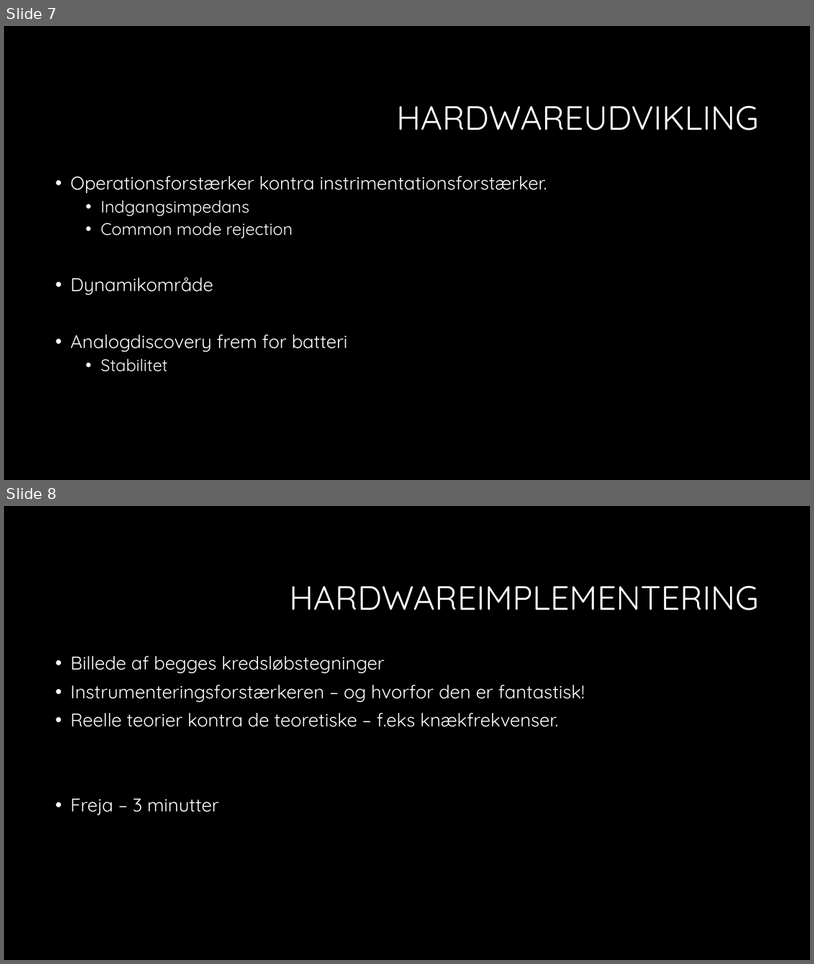
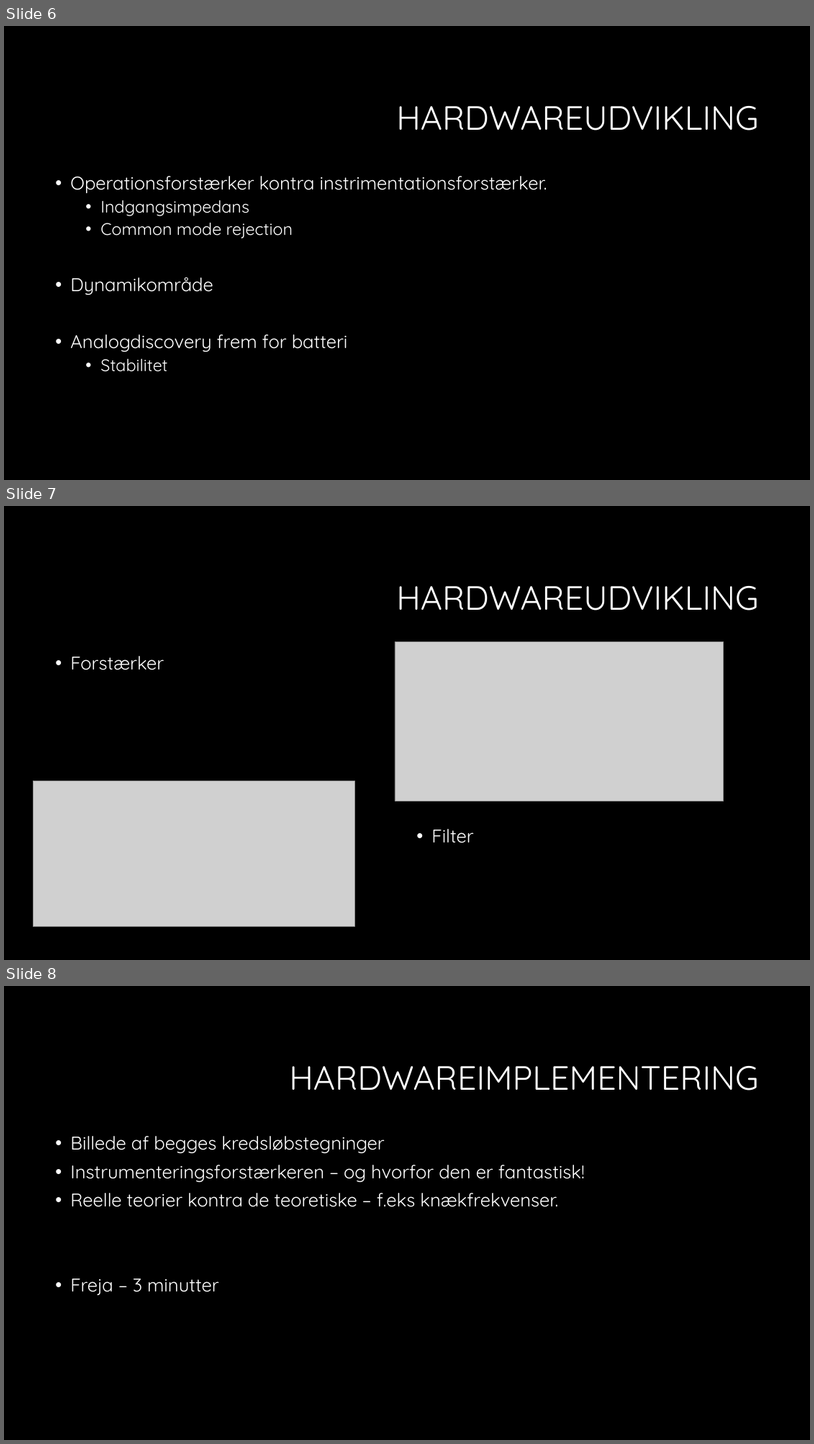
Before and after one commit to sarakirkeby/Semester-Projekt-3, a slide deck: Bifiler til projekt/Semesterprojekt 3.pptx. Shown one above the other, each under a label of ours: slides 7 and 8 before the commit, slides 6, 7 and 8 after it. The pictures are 814x964 and 814x1444 pixels, drawn with LibreOffice and Linux fonts; fonts in the diff are those of the drawing; grey boxes stand for pictures; background and template pictures are left out. Boxes give left, top, right and bottom in pixels: in the first picture for what was removed or moved away, otherwise in the second. Text is boxed around its words. In the diff, an @@ line names an element or a change of style, - is before the commit and + after.

Commit message:
Forstærker + Filter billede

```diff
--- a/Bifiler til projekt/Semesterprojekt 3.pptx
+++ b/Bifiler til projekt/Semesterprojekt 3.pptx
@@ slide 7 added at bbox=[4, 506, 810, 960], background #000000 @@
@@ title added at bbox=[396, 586, 759, 610], 40 pt, text #FFFFFF @@
+HARDWAREUDVIKLING
@@ text added at bbox=[70, 656, 164, 670], 22 pt, text #FFFFFF @@
+• Forstærker
@@ picture added at bbox=[395, 641, 724, 800] @@
@@ picture added at bbox=[34, 780, 355, 926] @@
@@ text added at bbox=[432, 829, 473, 843], 22 pt, text #FFFFFF @@
+• Filter
@@ what was slide 7 is now slide 6 @@
```
Also in this commit, not shown: 1 slide removed.
